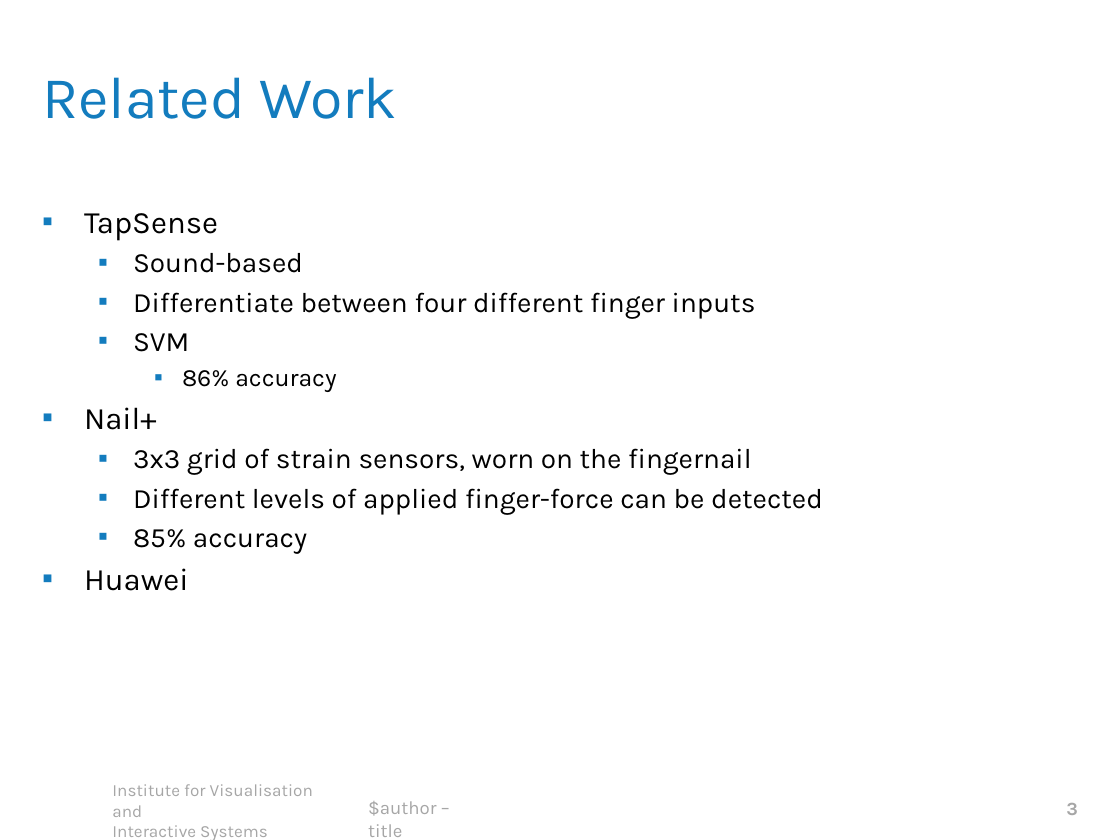
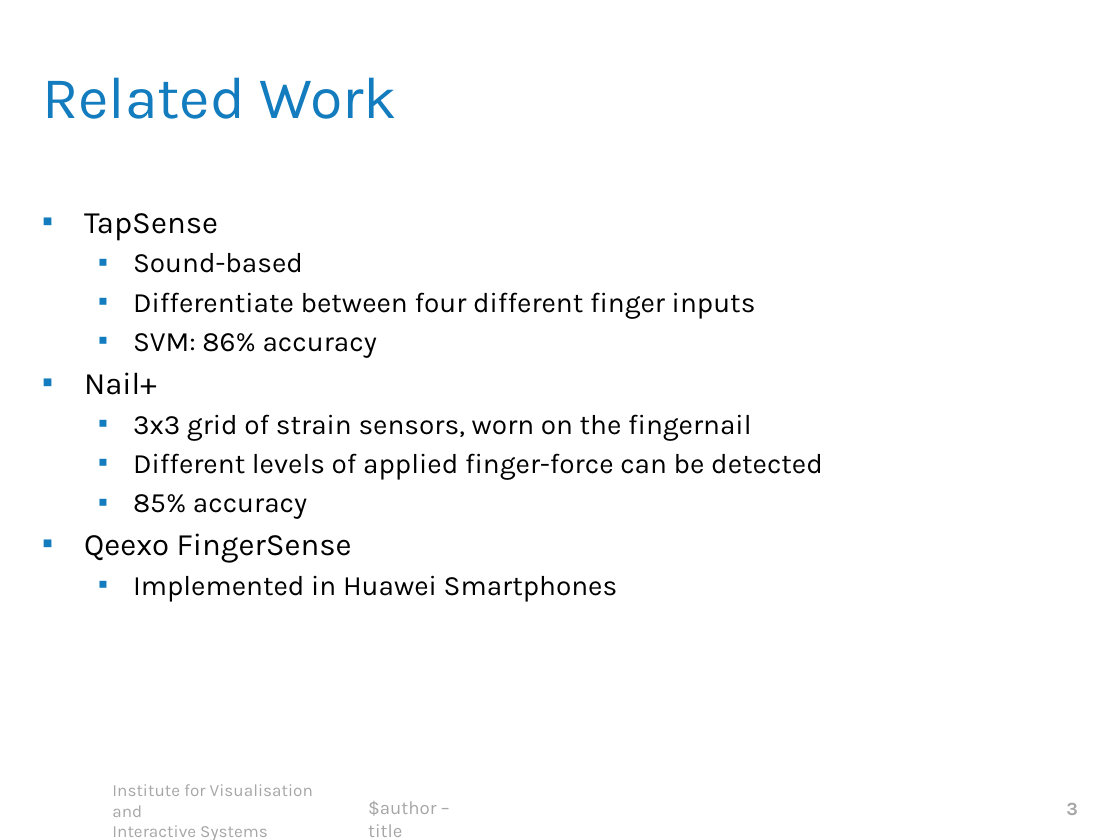
Before and after one commit to robsch94/FaPraKnuckleInput, a slide deck: slide 3 of Presentations/FinalPresentation.pptx. Drawn at 1120x840 pixels with LibreOffice and Linux fonts; fonts in the diff are those of the drawing; background and template pictures are left out. Boxes give left, top, right and bottom in pixels: in the first picture for what was removed or moved away, otherwise in the second. Text is boxed around its words. In the diff, an @@ line names an element or a change of style, - is before the commit and + after.

```diff
--- a/Presentations/FinalPresentation.pptx
+++ b/Presentations/FinalPresentation.pptx
@@ text at <box>133,333,377,357</box>: text changed; size 16 to 18 pt @@
-  ▪ SVM
-    ▪ 86% accuracy
+  ▪ SVM: 86% accuracy
@@ text at <box>84,533,618,601</box>: text changed; size 20 to 18 pt @@
-▪ Huawei
+▪ Qeexo FingerSense
+  ▪ Implemented in Huawei Smartphones
```
Also in this commit, not shown: 2 other slides changed, 16 slides added, 6 slides removed.
